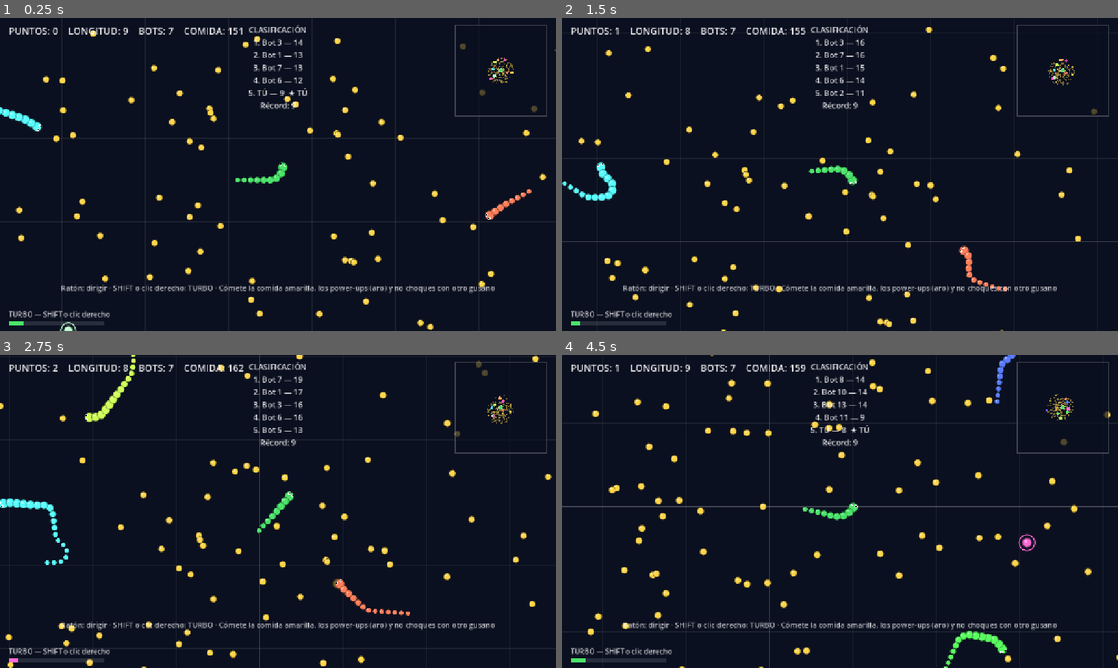
Above: before the commit, frames 1-4 (two rows, left to right).
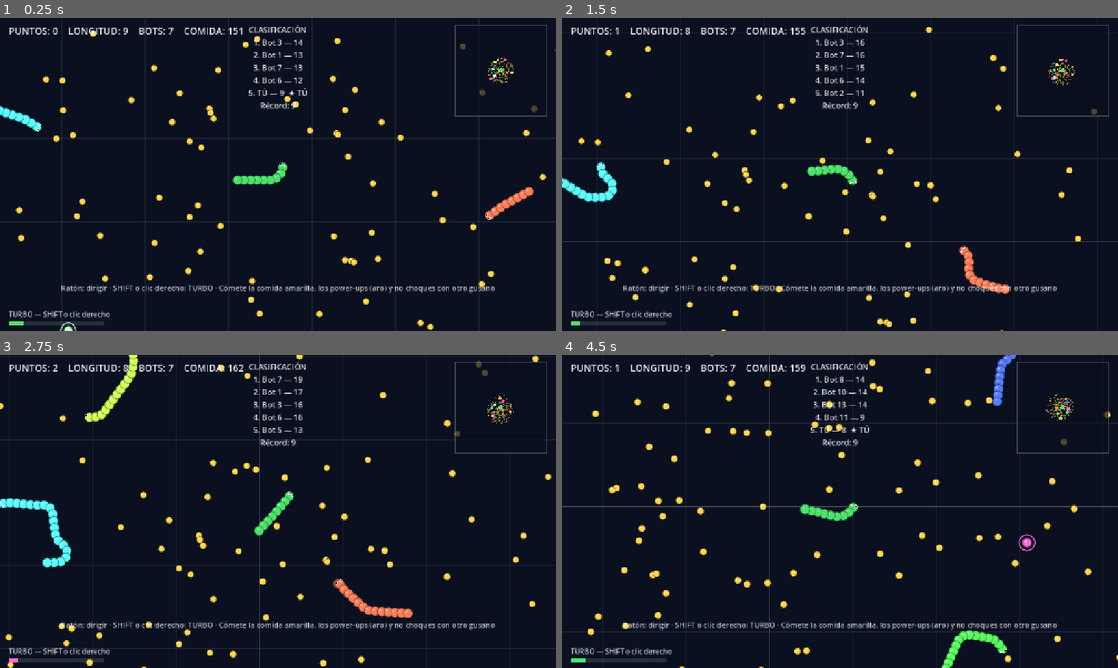
Above: after the commit, the same moments.

Repository: Drocno23/MiJuegoIA
Game: Godot game, scene res://escenas/Main.tscn
Two runs of this game, one before a commit and one after it. Both use one fixed random seed, a clock stepped at 60 frames per second and the inputs below.
Inputs (mouse positions are in pixels of both pictures, inside the frame that each line leads up to):
- Up to frame 1 (0.25 s): no input
- Up to frame 2 (1.5 s): tap Enter (ui_accept) at 0.5, 0.77 s; move the mouse to (962, 158) at 0.52 s; hold Shift (turbo) 0.53-1.28 s; click (962, 158) at 0.67 s; move the mouse to (728, 190) at 1.27 s; tap Shift (turbo) at 1.35 s; click (728, 190) at 1.42 s
- Up to frame 3 (2.75 s): tap Enter (ui_accept) at 1.52 s; move the mouse to (333, 442) at 2.02 s; hold Shift (turbo) from 2.03 s (still down); click (333, 442) at 2.17 s
- Up to frame 4 (4.5 s): move the mouse to (812, 574) at 2.77 s; release Shift (turbo) at 2.78 s; tap Shift (turbo) at 2.85, 4.35 s; click (812, 574) at 2.92 s; tap Enter (ui_accept) at 3.02, 3.77 s; move the mouse to (1006, 558) at 3.52 s; hold Shift (turbo) 3.53-4.28 s; click (1006, 558) at 3.67 s; move the mouse to (673, 464) at 4.27 s; click (673, 464) at 4.42 s

The runs differ from the first frame. In frame 1, 0.4% of the frame differs, in the area x 0-96%, y 28-64%; in frame 2, 0.7%; in frame 3, 1.2%, in the area x 1-75%, y 0-84%; in frame 4, 0.7%.

Commit message:
fix(slither_2d): el cuerpo tiene un solo grosor (nada de cola fina)
A petición del usuario: los segmentos usan el mismo radio que la cabeza, así que
el gusano es un tubo uniforme de la cabeza a la cola.

- gusano.gd: `_radio_de_segmento()` devuelve `radio` (antes `radio * 0.92`) y
  `cola_afilada_segmentos` pasa a 0 por defecto; el afilado queda como opción
  desactivada (con 8 vuelve la cola fina). El segmento nuevo nace con el radio
  de la cabeza directamente.
- prueba: la comprobación 6 pasa de "la cola se afila" a "el cuerpo tiene un solo
  grosor" (verifica que todos los segmentos miden igual que la cabeza y que la
  opción de afilado sigue funcionando). Sigue habiendo 14 comprobaciones.
- README y COMO_TRABAJAR.md al día (sección de grosor, ajustes rápidos,
  checklist y salida esperada).

Co-authored-by: arena-agent <297053741+arena-agent@users.noreply.github.com>

Diff:
--- a/slither_2d/scripts/gusano.gd
+++ b/slither_2d/scripts/gusano.gd
@@ -56,9 +56,11 @@
 @export var segmentos_iniciales: int = 8
 @export var segmentos_maximos: int = 80  ## Tope para no reventar el rendimiento.
 @export var escena_segmento: PackedScene = preload("res://escenas/Segmento.tscn")
-## Los últimos N segmentos se van afilando (0 = cuerpo de grosor uniforme).
-@export var cola_afilada_segmentos: int = 8
-@export var grosor_cola: float = 0.55  ## Radio del último segmento (factor del de la cabeza).
+## AFILADO OPCIONAL de la cola: los últimos N segmentos van adelgazando.
+## Con 0 (por defecto) todo el cuerpo tiene UN SOLO GROSOR, igual que la cabeza.
+## Si algún día lo quieres afilado, ponlo en 8 y ajusta `grosor_cola`.
+@export var cola_afilada_segmentos: int = 0
+@export var grosor_cola: float = 0.55  ## Radio de la punta si se afila (factor del de la cabeza).
 
 @export_group("Power-ups")
 @export var radio_iman: float = 260.0  ## Alcance del imán (píxeles).
@@ -256,7 +258,7 @@
 	var segmento := escena_segmento.instantiate() as CuerpoSegmento
 	# Estas propiedades hay que asignarlas ANTES de add_child(), porque _ready()
 	# del segmento es quien las aplica a la forma de colisión y al dibujo.
-	segmento.radio = radio * 0.92
+	segmento.radio = radio  # Un solo grosor: el cuerpo mide lo mismo que la cabeza.
 	segmento.color = color
 	segmento.bordes_suaves = bordes_suaves  # El cuerpo hereda el ajuste de la cabeza.
 	segmento.dueno = self
@@ -268,17 +270,17 @@
 	_actualizar_grosores()
 
 
-## Radio que le toca a cada segmento: la cola se afila en los últimos
-## `cola_afilada_segmentos` para que el gusano no parezca una salchicha.
+## Radio que le toca a cada segmento. Por defecto el cuerpo entero tiene el
+## MISMO grosor que la cabeza (0 = uniforme); si `cola_afilada_segmentos` es
+## mayor que 0, los últimos N van adelgazando hasta `grosor_cola`.
 func _radio_de_segmento(indice: int) -> float:
-	var radio_base := radio * 0.92
 	if cola_afilada_segmentos <= 0:
-		return radio_base
+		return radio
 	var inicio_afinado := _segmentos.size() - cola_afilada_segmentos
 	if indice < inicio_afinado:
-		return radio_base
+		return radio
 	var t := float(indice - inicio_afinado + 1) / float(cola_afilada_segmentos)
-	return radio_base * lerpf(1.0, grosor_cola, clampf(t, 0.0, 1.0))
+	return radio * lerpf(1.0, grosor_cola, clampf(t, 0.0, 1.0))
 
 
 ## Reaplica el grosor a todos los segmentos. Se llama solo cuando cambia el
--- a/slither_2d/tests/prueba_mecanicas.gd
+++ b/slither_2d/tests/prueba_mecanicas.gd
@@ -19,7 +19,7 @@
 ##   3) comer: suma puntos y alarga el cuerpo,
 ##   4) la comida desaparece al comerse,
 ##   5) tocar el PROPIO cuerpo no mata,
-##   6) la cola se afila (grosor decreciente),
+##   6) el cuerpo tiene un solo grosor (uniforme),
 ##   7) turbo: corre más y suelta segmentos,
 ##   8) power-up ESCUDO: evita la muerte,
 ##   9) power-up IMÁN: atrae la comida,
@@ -174,13 +174,26 @@
 		"el gusano sigue vivo tras \"chocar\" con su propio segmento"
 	)
 
-	# -------------------------------------- 6) La cola se va afilando
+	# -------------------------- 6) Un solo grosor en todo el cuerpo
+	var radio_cabeza: float = gusano.radio
 	var radio_primero: float = gusano._segmentos[0].radio
+	var grosores_iguales := true
+	for segmento in gusano._segmentos:
+		if not is_equal_approx(segmento.radio, radio_primero):
+			grosores_iguales = false
+	# El afilado de cola sigue disponible como opción: comprobamos que funciona.
+	gusano.cola_afilada_segmentos = 8
+	gusano._actualizar_grosores()
 	var radio_ultimo: float = gusano._segmentos[gusano._segmentos.size() - 1].radio
-	_comprobar(
-		"6) La cola se afila",
-		radio_ultimo < radio_primero,
-		"primer segmento: %.1f px | último: %.1f px" % [radio_primero, radio_ultimo]
+	gusano.cola_afilada_segmentos = 0  # Y lo volvemos a dejar uniforme.
+	gusano._actualizar_grosores()
+	_comprobar(
+		"6) El cuerpo tiene un solo grosor",
+		grosores_iguales and is_equal_approx(radio_primero, radio_cabeza)
+			and radio_ultimo < radio_primero,
+		"cabeza: %.1f px | cuerpo: %.1f px en todos los segmentos | afilado opcional: %.1f px" % [
+			radio_cabeza, radio_primero, radio_ultimo
+		]
 	)
 
 	# --------------------------------------------------- 7) Turbo
Not shown, changed: slither_2d/COMO_TRABAJAR.md
Not shown, changed: slither_2d/README.md
